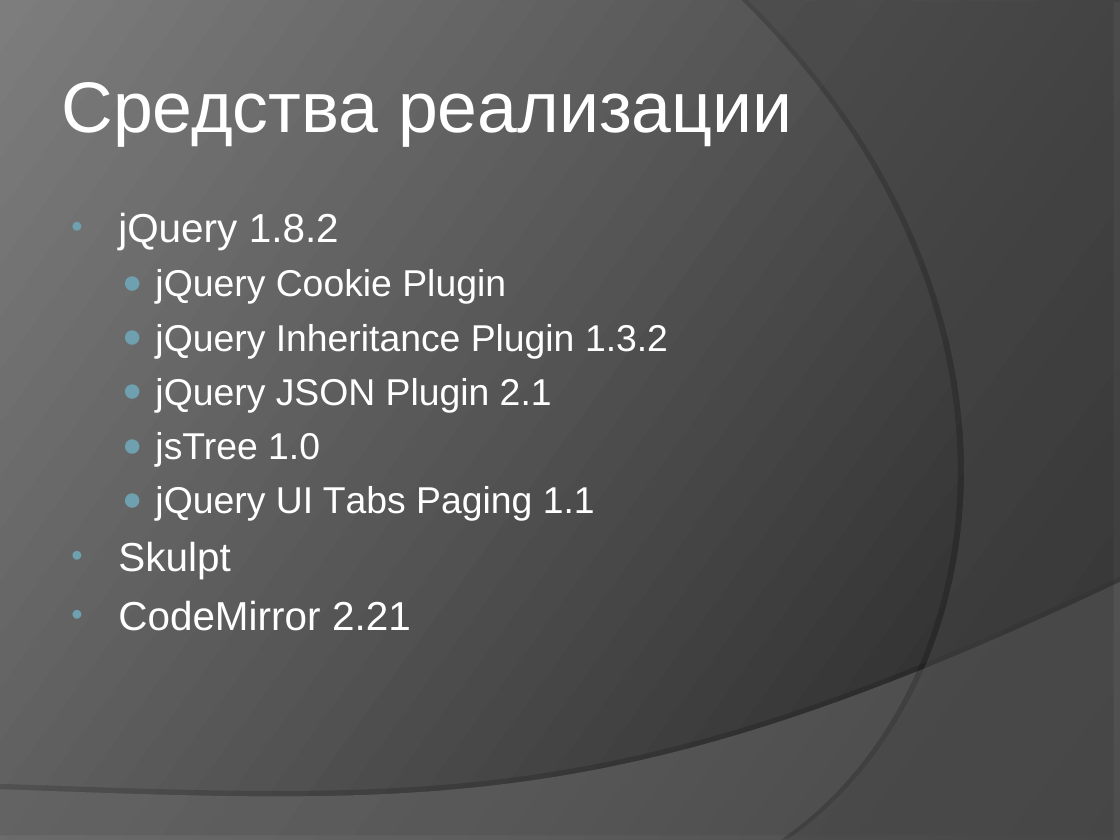
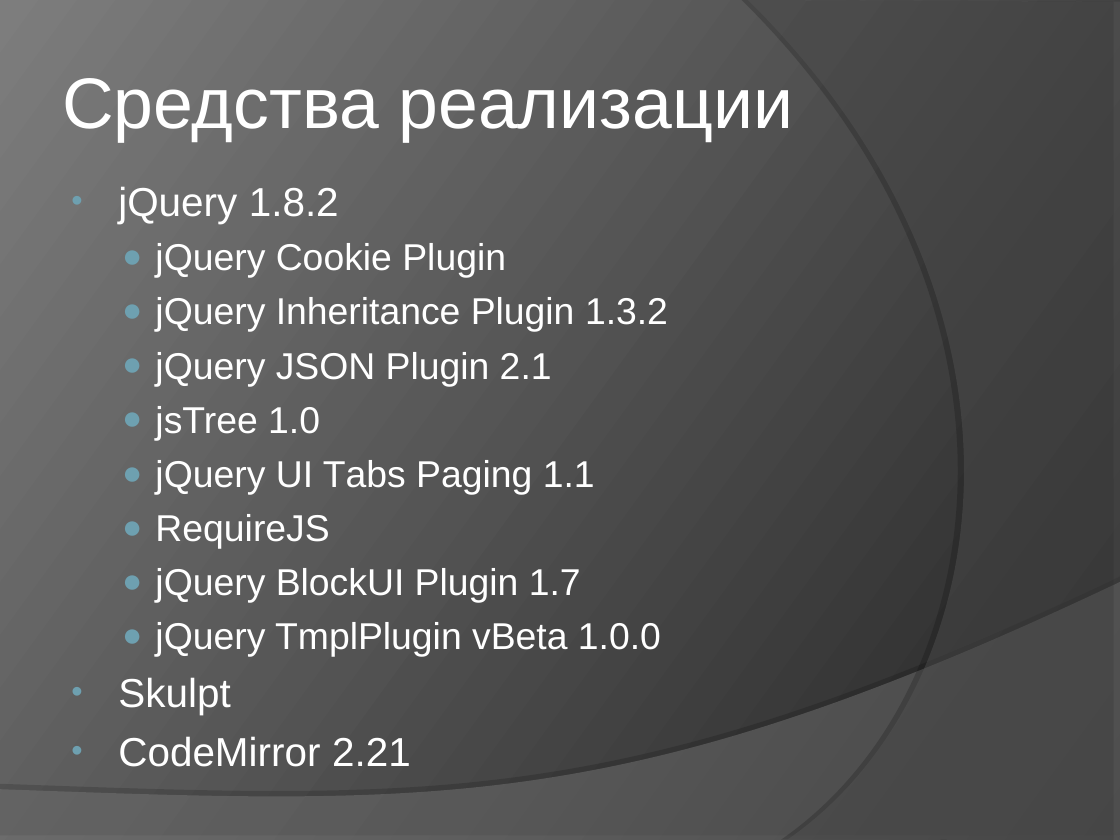
Before and after one commit to elvslv/DiplomaReport, a slide deck: slide 10 of C8503A_Vasilyeva_presentation.ppt (slide 8 before the commit). Drawn at 1120x840 pixels with LibreOffice and Linux fonts; fonts in the diff are those of the drawing. Boxes give left, top, right and bottom in pixels: in the first picture for what was removed or moved away, otherwise in the second. Text is boxed around its words. In the diff, an @@ line names an element or a change of style, - is before the commit and + after.

```diff
--- a/C8503A_Vasilyeva_presentation.ppt
+++ b/C8503A_Vasilyeva_presentation.ppt
@@ text "Средства реализации": place and size @@
-text "Средства реализации" at [62,82,792,146]
+text "Средства реализации" at [62,78,793,142]
@@ text "jQuery 1.8.2": place and size @@
-text "jQuery 1.8.2" at [118,212,668,631]
+text "jQuery 1.8.2" at [118,186,668,767]
@@ text at [155,514,661,657]: paragraphs added @@
+  ● RequireJS
+  ● jQuery BlockUI Plugin 1.7
+  ● jQuery TmplPlugin vBeta 1.0.0
```
Also in this commit, not shown: 6 other slides changed, 13 slides added, 5 slides removed, 1 other file.
